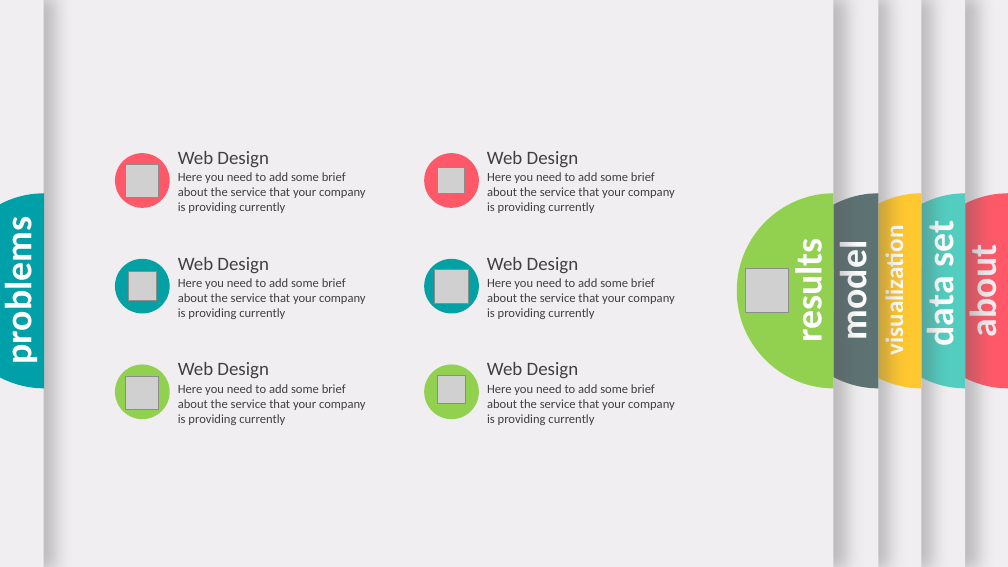
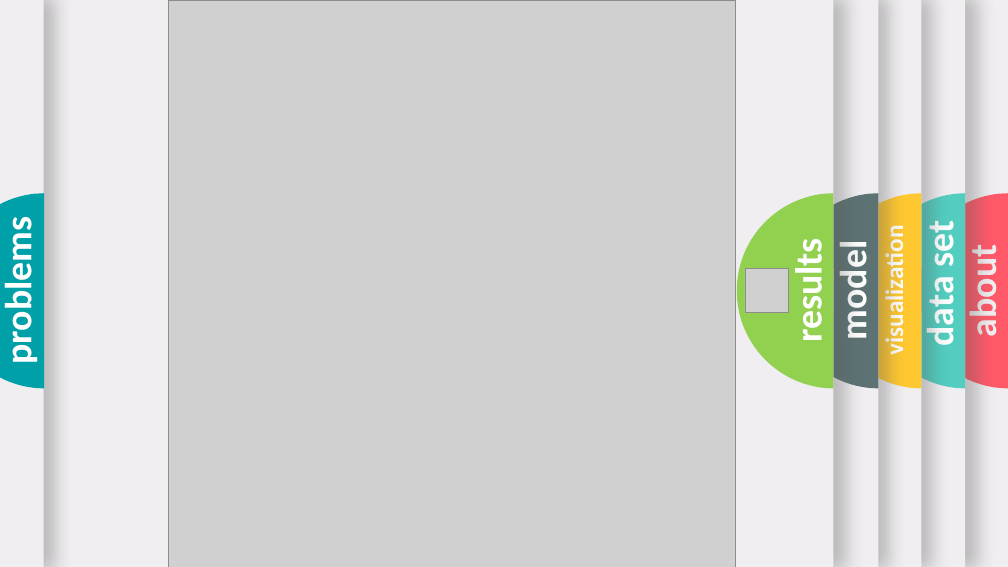
Before and after one commit to kaaiiser/Fitting-linear-regression-methodes-to-high-dimension-data-LARS-., a slide deck: slide 9 of Prezentacija.pptx (slide 6 before the commit). Drawn at 1008x567 pixels with LibreOffice and Linux fonts; fonts in the diff are those of the drawing; grey boxes stand for pictures; background and template pictures are left out. Boxes give left, top, right and bottom in pixels: in the first picture for what was removed or moved away, otherwise in the second. Text is boxed around its words. In the diff, an @@ line names an element or a change of style, - is before the commit and + after.

```diff
--- a/Prezentacija.pptx
+++ b/Prezentacija.pptx
@@ picture added at <box>169,0,736,567</box> @@
@@ group removed at <box>115,151,366,213</box>: 2 texts, 1 ellipse, 1 picture @@
-Web Design
-Here you need to add some brief about the service that your company is providing currently
@@ group removed at <box>424,151,675,213</box>: 2 texts, 1 ellipse, 1 picture @@
-Web Design
-Here you need to add some brief about the service that your company is providing currently
@@ group removed at <box>424,257,675,319</box>: 2 texts, 1 ellipse, 1 picture @@
-Web Design
-Here you need to add some brief about the service that your company is providing currently
@@ group removed at <box>115,257,366,319</box>: 2 texts, 1 ellipse, 1 picture @@
-Web Design
-Here you need to add some brief about the service that your company is providing currently
@@ group removed at <box>115,362,366,425</box>: 2 texts, 1 ellipse, 1 picture @@
-Web Design
-Here you need to add some brief about the service that your company is providing currently
@@ group removed at <box>424,362,675,425</box>: 2 texts, 1 ellipse, 1 picture @@
-Web Design
-Here you need to add some brief about the service that your company is providing currently
```
Also in this commit, not shown: 2 other slides changed, 4 slides added, 1 slide removed.
